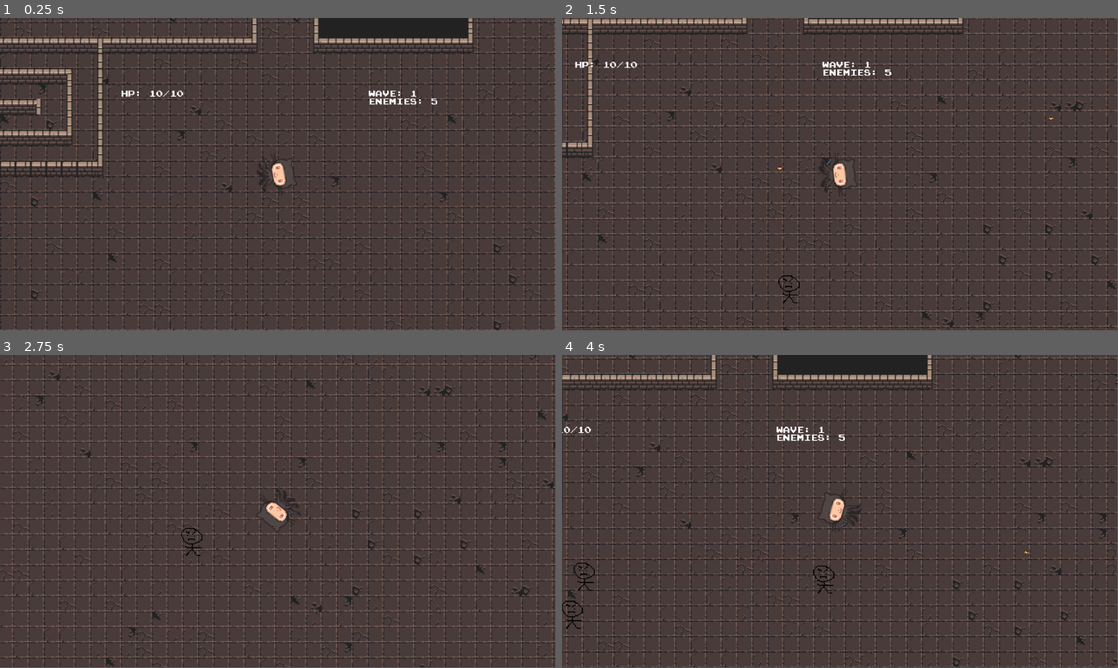
Above: before the commit, frames 1-4 (two rows, left to right).
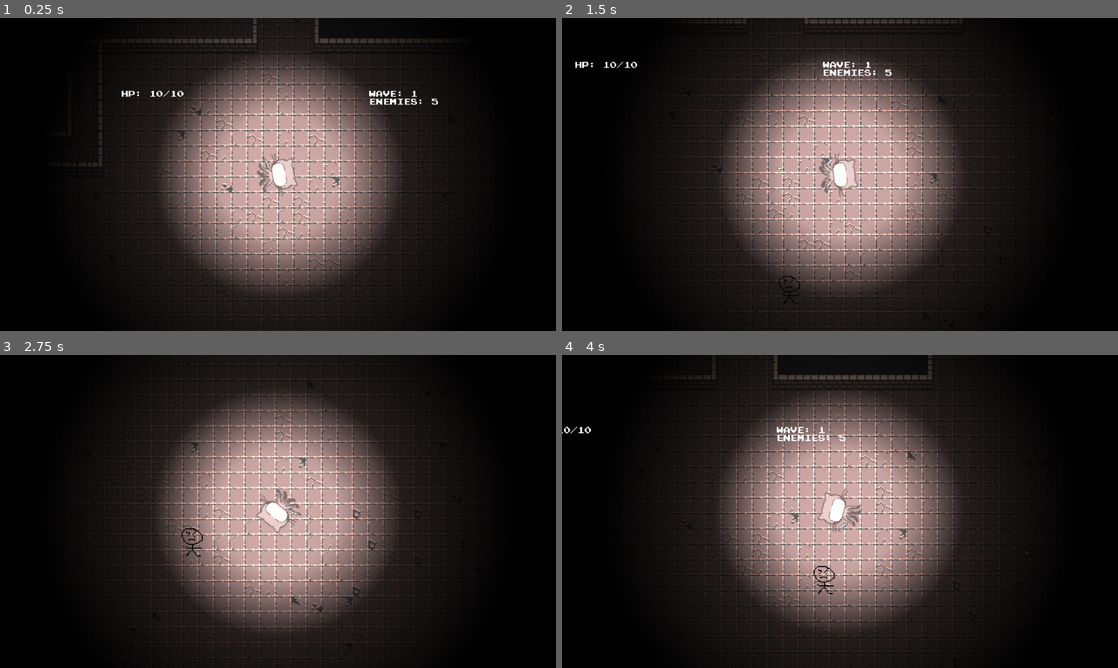
Above: after the commit, the same moments.

Repository: Jeelo-byte/2-sacrifices-must-be-made-
Game: Godot game, scene res://Sences/main.tscn
The game is run twice, just before and just after one commit, with the same random seed, the same clock (stepped at 60 frames per second) and the same inputs.
Inputs (mouse positions are in pixels of both pictures, inside the frame that each line leads up to):
- Up to frame 1 (0.25 s): no input
- Up to frame 2 (1.5 s): tap Enter (ui_accept) at 0.5, 0.77 s; move the mouse to (962, 158) at 0.52 s; press the mouse at (962, 158) at 0.53 s; hold D (right) 0.53-1.28 s; move the mouse to (728, 190) at 1.27 s; release the mouse at (728, 190) at 1.28 s; hold S (down) from 1.28 s (still down); click (728, 190) at 1.35 s
- Up to frame 3 (2.75 s): tap Enter (ui_accept) at 1.52 s; move the mouse to (333, 442) at 2.02 s; release S (down) at 2.03 s; press the mouse at (333, 442) at 2.03 s; hold D (right) from 2.03 s (still down)
- Up to frame 4 (4 s): move the mouse to (812, 574) at 2.77 s; release D (right) at 2.78 s; release the mouse at (812, 574) at 2.78 s; hold W (up) 2.78-3.53 s; click (812, 574) at 2.85 s; tap Enter (ui_accept) at 3.02, 3.77 s; move the mouse to (1006, 558) at 3.52 s; press the mouse at (1006, 558) at 3.53 s; hold A (left) from 3.53 s (still down)
In our replay, the window is 799x449 before the commit and 800x450 after it. These sizes can differ from the game's own. Grey fills any space a smaller window leaves; there, only what the larger window draws over its background counts as a difference.

The runs differ from the first frame. In frame 1, 90% of the frame differs, in the area x 0-100%, y 0-100%; in frame 2, 90%; in frame 3, 91%; in frame 4, 88%.

Commit message:
Minor commit, now the sprite doesn't move with the pointer after death menu.

Diff:
--- a/Scripts/Player/player.gd
+++ b/Scripts/Player/player.gd
@@ -37,13 +37,13 @@
 		if Input.is_action_just_pressed("LMB"):
 			fire()
 
-	if direction != Vector2.ZERO:
-		velocity = direction.normalized() * movespeed
-	else:
-		velocity = Vector2.ZERO
+		if direction != Vector2.ZERO:
+			velocity = direction.normalized() * movespeed
+		else:
+			velocity = Vector2.ZERO
 
-	move_and_slide()
-	look_at((get_global_mouse_position() - anim.global_position).rotated(deg_to_rad(offset_rot)) + anim.global_position)
+		move_and_slide()
+		look_at((get_global_mouse_position() - anim.global_position).rotated(deg_to_rad(offset_rot)) + anim.global_position)
 
 func fire():
 	var bullet_instance = bullet.instantiate()
--- a/Sences/main.tscn
+++ b/Sences/main.tscn
@@ -100,14 +100,12 @@
 zoom = Vector2(0.4, 0.4)
 
 [node name="Light" type="PointLight2D" parent="Player"]
-visible = false
 scale = Vector2(4.39, 4.39)
 energy = 2.0
 shadow_enabled = true
 texture = SubResource("GradientTexture2D_2afmd")
 
 [node name="Darken" type="PointLight2D" parent="Player"]
-visible = false
 scale = Vector2(10.48, 10.48)
 color = Color(0.39308554, 0.39308554, 0.39308533, 1)
 energy = 3.66
--- a/project.godot
+++ b/project.godot
@@ -18,6 +18,7 @@
 [display]
 
 window/size/mode=2
+window/stretch/mode="viewport"
 
 [input]
 
